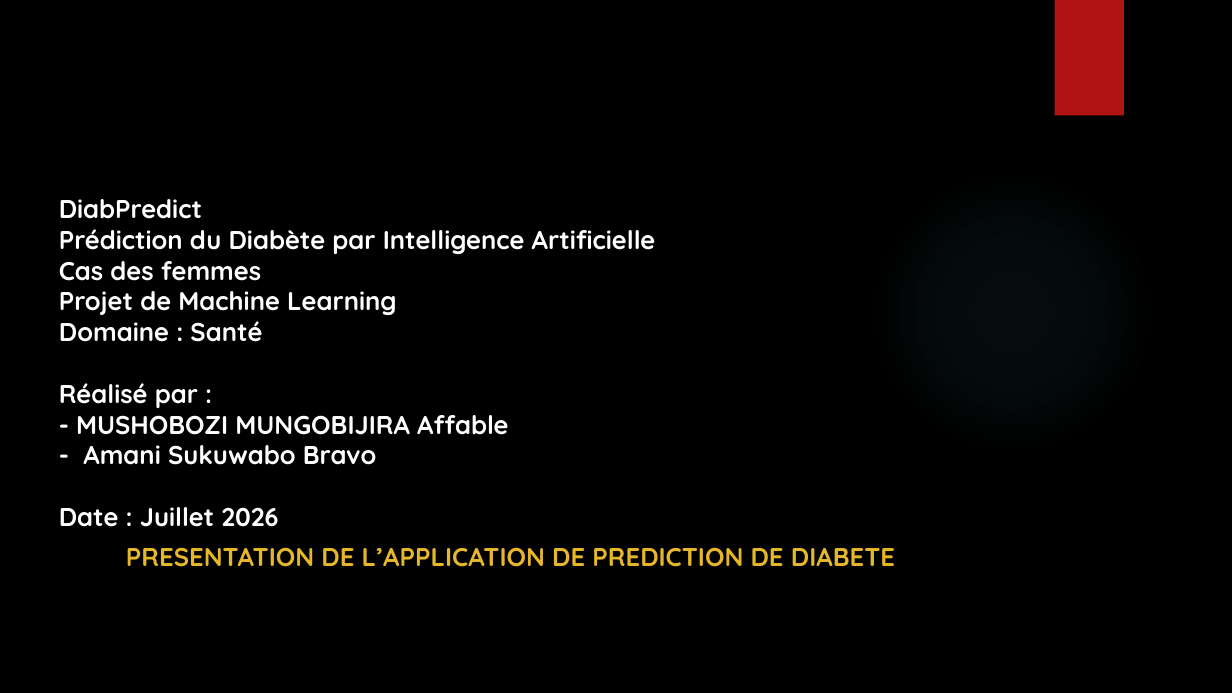
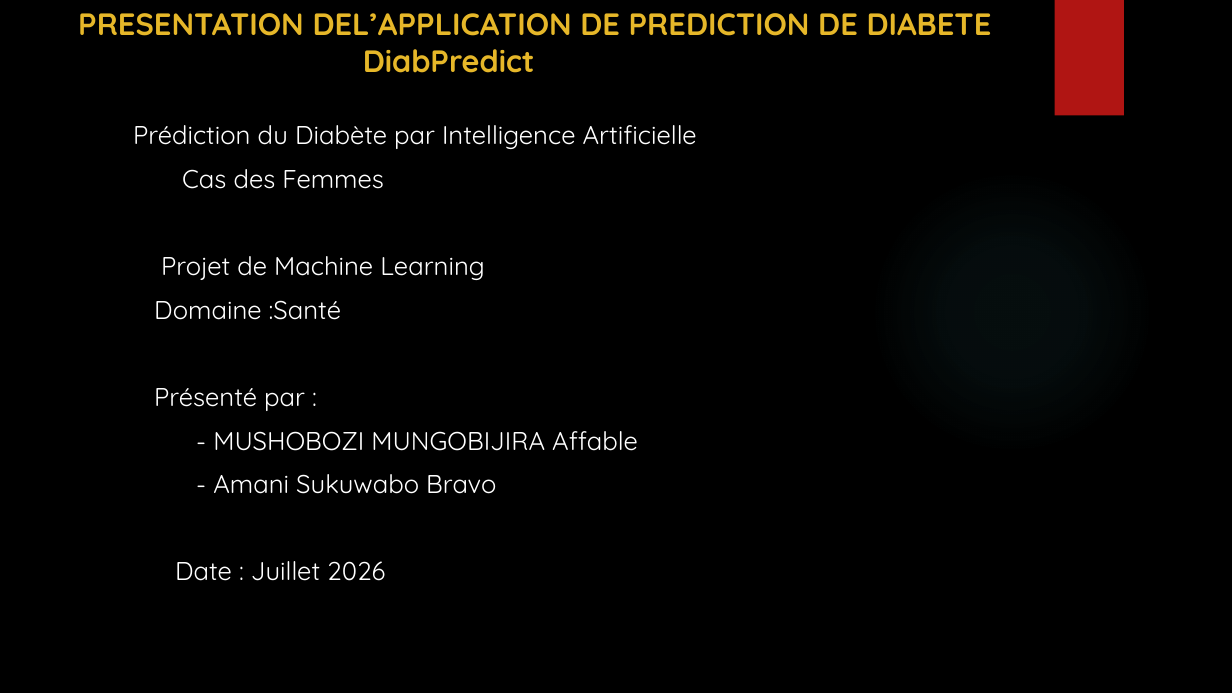
Before and after one commit to Mushobozi119997/DiabPredict, a slide deck: slide 1 of Fichier_Presentation DiabPredict.pptx. Drawn at 1232x693 pixels with LibreOffice and Linux fonts; fonts in the diff are those of the drawing; background and template pictures are left out. Boxes give left, top, right and bottom in pixels: in the first picture for what was removed or moved away, otherwise in the second. Text is boxed around its words. In the diff, an @@ line names an element or a change of style, - is before the commit and + after.

```diff
--- a/Fichier_Presentation DiabPredict.pptx
+++ b/Fichier_Presentation DiabPredict.pptx
@@ title added at <box>78,13,992,73</box>, 24 pt, text #E6B729, bold @@
+PRESENTATION DEL’APPLICATION DE PREDICTION DE DIABETE
+DiabPredict
@@ text "Prédiction du Diabète par Intelligence ..." at <box>133,125,697,581</box>: vertical alignment bottom to top @@
@@ text at <box>133,125,697,581</box>: text changed; bold off @@
-DiabPredict
-Prédiction du Diabète par Intelligence Artificielle
-Cas des femmes
-Projet de Machine Learning
-Domaine : Santé
-Réalisé par :
-- MUSHOBOZI MUNGOBIJIRA Affable
-- Amani Sukuwabo Bravo
-Date : Juillet 2026
+Prédiction du Diabète par Intelligence Artificielle
+Cas des Femmes
+Projet de Machine Learning
+Domaine :Santé
+Présenté par :
+- MUSHOBOZI MUNGOBIJIRA Affable
+- Amani Sukuwabo Bravo
+Date : Juillet 2026
@@ subtitle removed at <box>126,547,895,567</box> @@
-PRESENTATION DE L’APPLICATION DE PREDICTION DE DIABETE
```
Also in this commit, not shown: 3 other slides changed.
